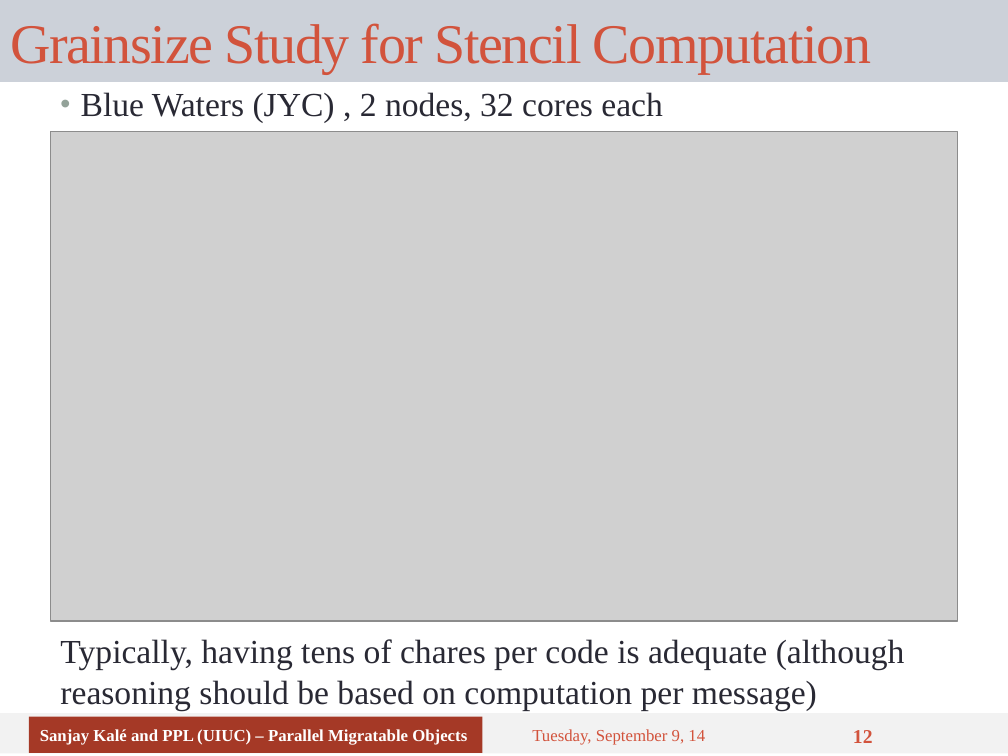
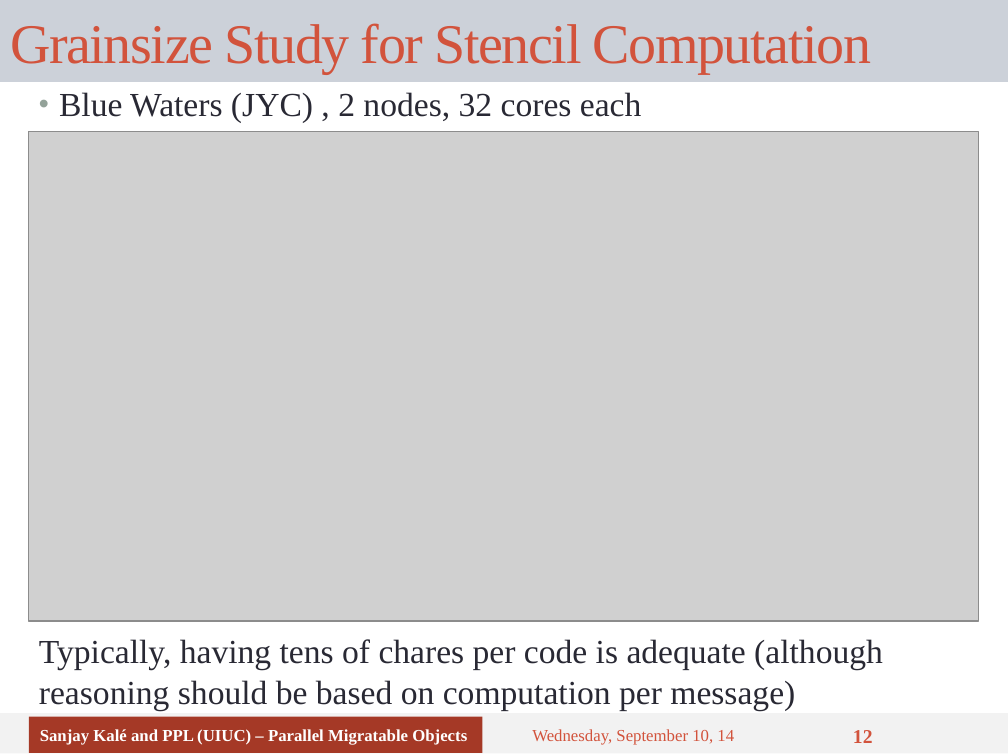
Before and after one commit to UIUC-PPL/charm_tutorial, a slide deck: slide 12 of tutorial-05-overdecomposition.pptx. Drawn at 1008x756 pixels with LibreOffice and Linux fonts; fonts in the diff are those of the drawing; grey boxes stand for pictures. Boxes give left, top, right and bottom in pixels: in the first picture for what was removed or moved away, otherwise in the second. Text is boxed around its words. In the diff, an @@ line names an element or a change of style, - is before the commit and + after.

```diff
--- a/tutorial-05-overdecomposition.pptx
+++ b/tutorial-05-overdecomposition.pptx
@@ text "Blue Waters (JYC) , 2 ...": place and size @@
-text "Blue Waters (JYC) , 2 ..." at [81, 92, 662, 123]
+text "Blue Waters (JYC) , 2 ..." at [59, 92, 641, 123]
@@ picture: place and size @@
-picture at [50, 132, 958, 621]
+picture at [29, 132, 979, 621]
@@ text "Typically, having tens of chares ...": place and size @@
-text "Typically, having tens of chares ..." at [60, 639, 905, 710]
+text "Typically, having tens of chares ..." at [39, 639, 883, 710]
@@ text at [532, 729, 734, 745]: text changed @@
-Tuesday, September 9, 14
+Wednesday, September 10, 14
```
Also in this commit, not shown: 16 other slides changed.
